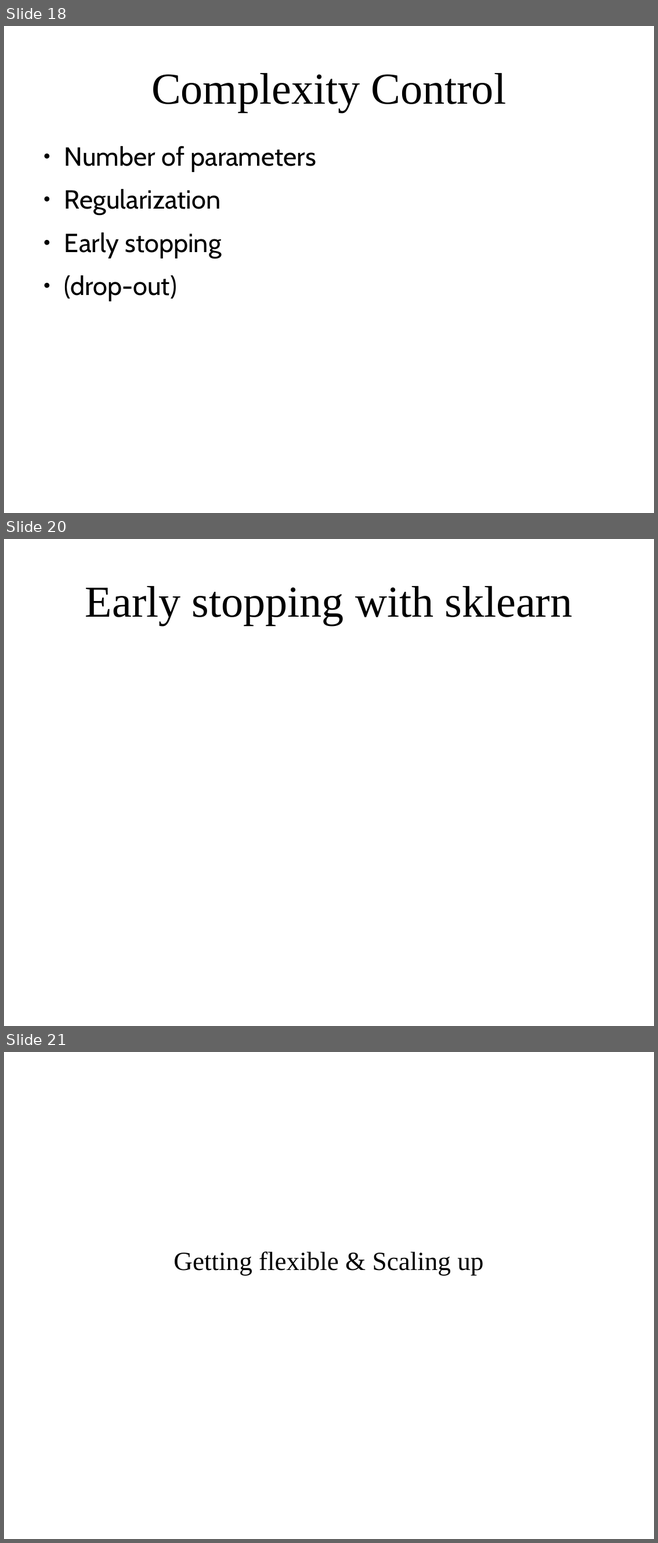
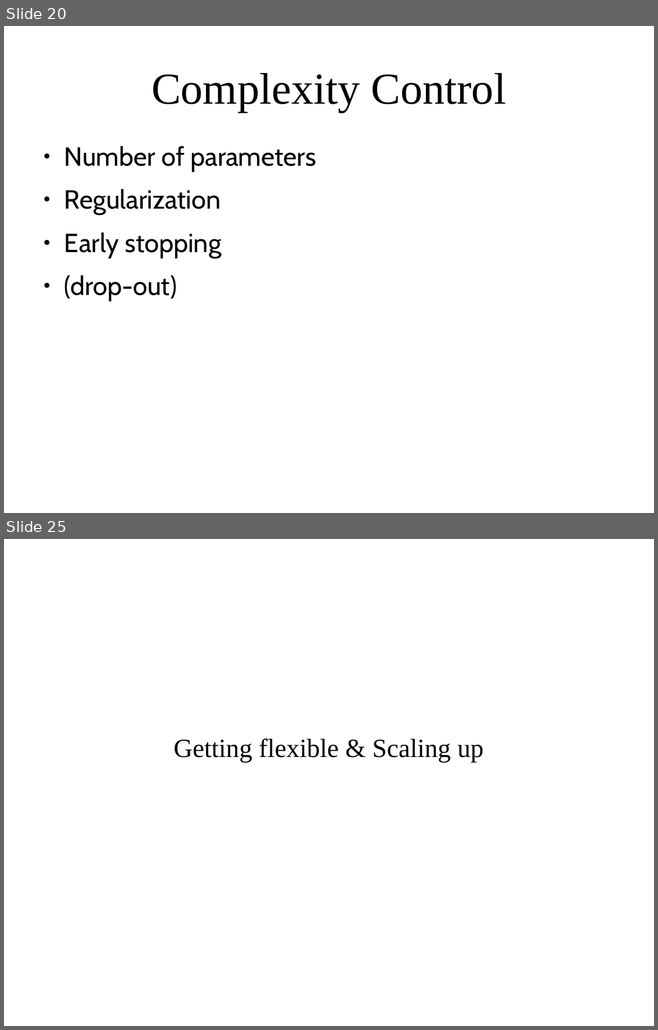
Before and after one commit to amueller/applied_ml_spring_2017, a slide deck: slides/aml-22-041217.odp. Shown one above the other, each under a label of ours: slides 18, 20 and 21 before the commit, slides 20 and 25 after it; the slides between them are not shown. The pictures are 658x1543 and 658x1030 pixels, drawn with LibreOffice and Linux fonts; fonts in the diff are those of the drawing. Boxes give left, top, right and bottom in pixels: in the first picture for what was removed or moved away, otherwise in the second. Text is boxed around its words. In the diff, an @@ line names an element or a change of style, - is before the commit and + after.

```diff
--- a/slides/aml-22-041217.odp
+++ b/slides/aml-22-041217.odp
@@ slide 20 removed at [4,539,654,1026], background #FFFFFF @@
@@ title removed at [85,586,572,625] @@
-Early stopping with sklearn
@@ what was slide 18 is now slide 20 @@
@@ what was slide 21 is now slide 25 @@
```
Also in this commit, not shown: 6 slides changed, 5 slides added, 1 other file.
